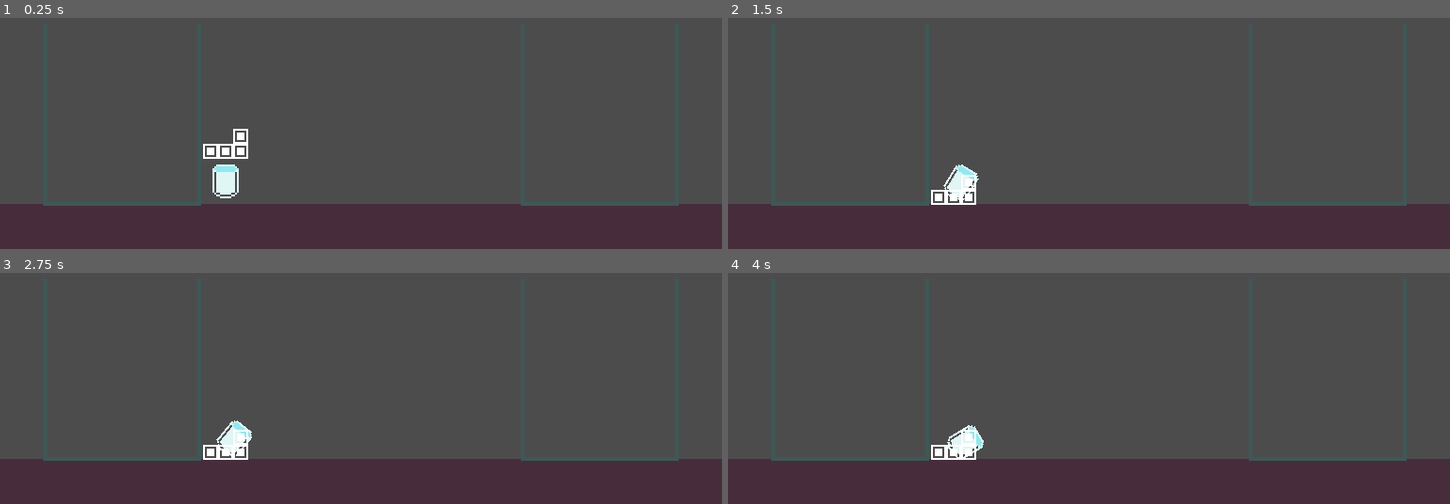
Above: before the commit, frames 1-4 (two rows, left to right).
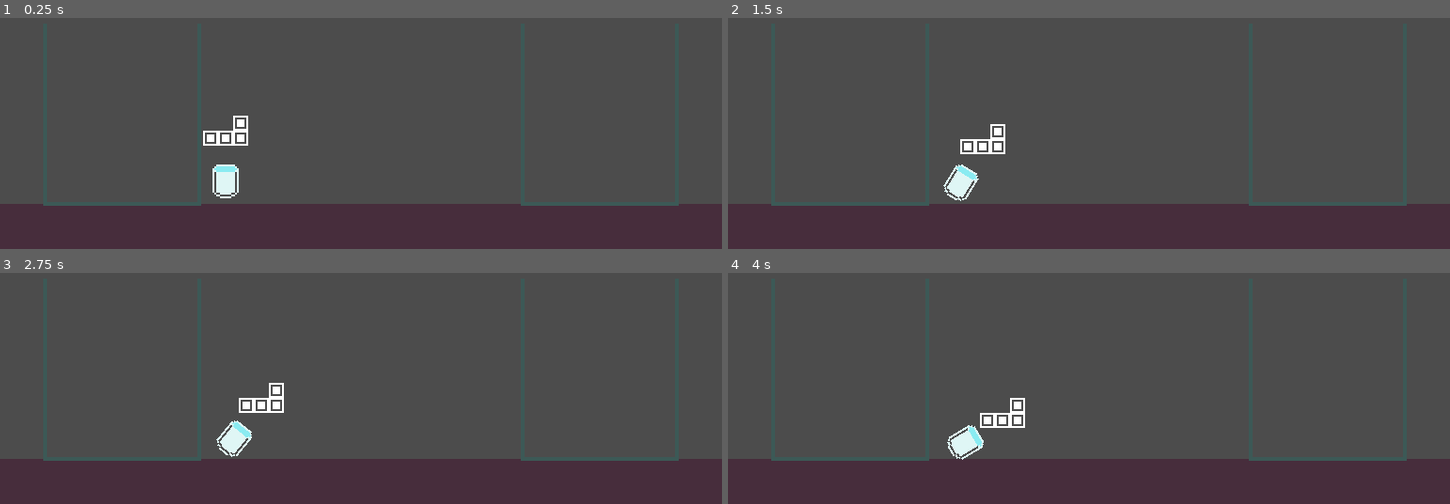
Above: after the commit, the same moments.

Repository: ThiagoDeJesus/Godotris-duel
Game: Godot game, scene res://Levels/TestMap.tscn
The game is run twice, just before and just after one commit, with the same random seed, the same clock (stepped at 60 frames per second) and the same inputs. The project has no main scene, so this scene is started directly.
Inputs:
- Up to frame 1 (0.25 s): no input
- Up to frame 2 (1.5 s): hold D (right1) 0.53-1.28 s; hold A (left1) from 1.28 s (still down)
- Up to frame 3 (2.75 s): release A (left1) at 2.03 s; hold D (right1) from 2.03 s (still down)
- Up to frame 4 (4 s): release D (right1) at 3.53 s; hold A (left1) from 3.53 s (still down)

The runs differ from the first frame. In frame 1, 0.5% of the frame differs, in the area x 28-35%, y 42-61%; in frame 2, 0.7%, in the area x 28-39%, y 45-81%; in frame 3, 0.7%; in frame 4, 0.7%.

Commit message:
Added Construction view in front of cannon

Diff:
--- a/Objects/Cannon.gd
+++ b/Objects/Cannon.gd
@@ -4,10 +4,13 @@
 var rot_speed: int = 1
 var object_on: bool = false
 var construction_preloads: = [preload("res://Objects/constructions/PeçaCurva.tscn"),
-preload("res://Objects/constructions/PeçaL.tscn"),
+preload("res://Objects/constructions/PecaL.tscn"),
 preload("res://Objects/constructions/PeçaReta.tscn"),
 preload("res://Objects/constructions/PeçaSetas.tscn"),
 preload("res://Objects/constructions/Quadradao.tscn")]
+var construction
+var construction_pos: Vector2
+var nodename: String
 
 func _physics_process(delta: float) -> void:
 	cannon_rotation()
@@ -15,7 +18,8 @@
 	convert_degree()
 	if not object_on:
 		object_instance()
-
+	if object_on:
+		pre_shoot()
 
 func convert_degree () -> void:
 	if $SpriteCannon.rotation_degrees > 360:
@@ -29,7 +33,13 @@
 
 func object_instance() -> void:
 	object_on = true
-	var construction = construction_preloads[1].instance()
-	var construction_pos = $SpriteCannon/MuzzleCannon.global_position
-	construction.global_position = construction_pos
-	$"../".add_child(construction)
+	construction = construction_preloads[1].instance()
+	construction_pos = $SpriteCannon/MuzzleCannon.position
+	construction.position = construction_pos
+	construction.mode = 3
+	nodename = construction.name
+	self.add_child(construction)
+
+func pre_shoot() ->void:
+	construction_pos = $SpriteCannon/MuzzleCannon.global_position
+	get_node(nodename).global_position = construction_pos
--- a/Objects/Cannon.tscn
+++ b/Objects/Cannon.tscn
@@ -12,4 +12,4 @@
 offset = Vector2( 0, -7 )
 
 [node name="MuzzleCannon" type="Position2D" parent="SpriteCannon"]
-position = Vector2( 0, -26 )
+position = Vector2( 0, -30 )
--- a/Objects/constructions/PeçaL.tscn
+++ b/Objects/constructions/PecaL.tscn
@@ -2,7 +2,7 @@
 
 [ext_resource path="res://Objects/Quadrado.tscn" type="PackedScene" id=1]
 
-[node name="PeçaL" type="RigidBody2D"]
+[node name="PecaL" type="RigidBody2D"]
 
 [node name="Quadrado" parent="." instance=ExtResource( 1 )]
 
